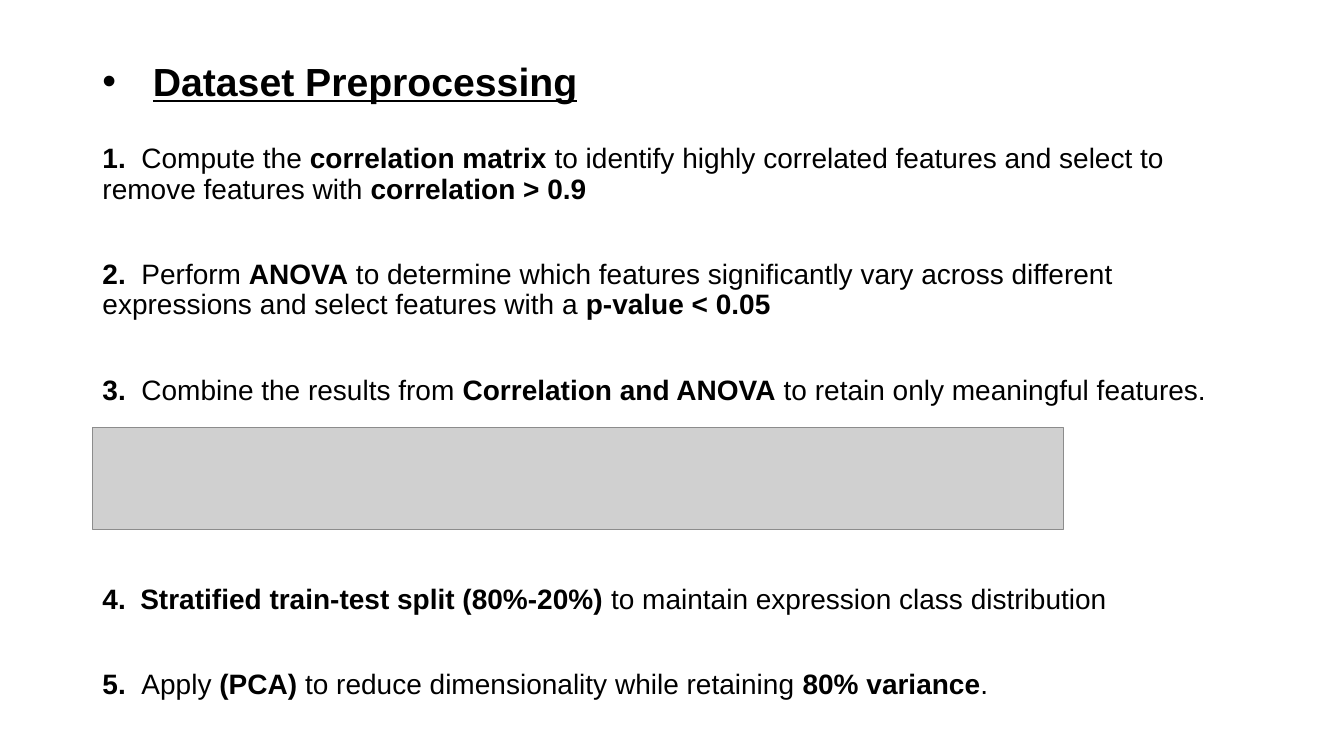
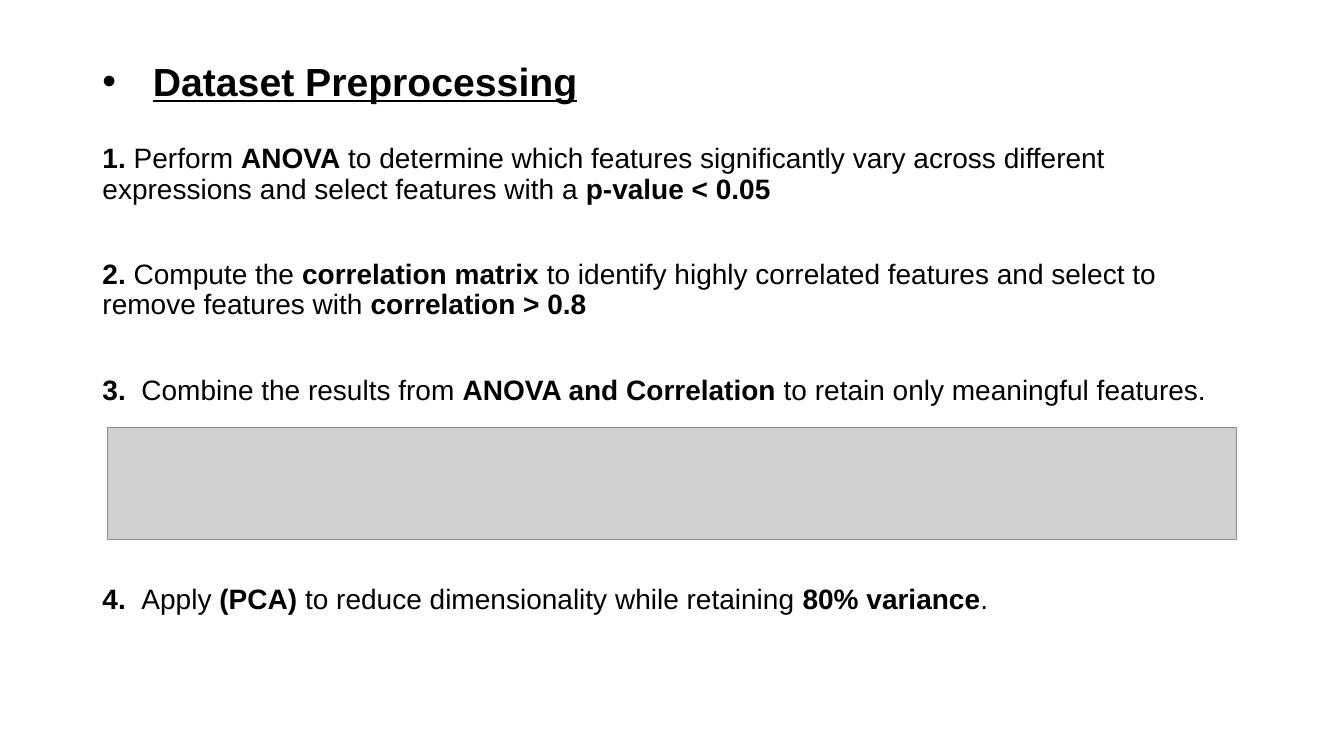
Before and after one commit to BillyGeros94/face-expression-recognition, a slide deck: slide 6 of presentation/Project-Presentation.pptx. Drawn at 1344x756 pixels with LibreOffice and Linux fonts; fonts in the diff are those of the drawing; grey boxes stand for pictures. Boxes give left, top, right and bottom in pixels: in the first picture for what was removed or moved away, otherwise in the second. Text is boxed around its words. In the diff, an @@ line names an element or a change of style, - is before the commit and + after.

```diff
--- a/presentation/Project-Presentation.pptx
+++ b/presentation/Project-Presentation.pptx
@@ text at [102, 147, 1206, 614]: text changed @@
-1. Compute the correlation matrix to identify highly correlated features and select to remove features with correlation > 0.9
-2. Perform ANOVA to determine which features significantly vary across different expressions and select features with a p-value < 0.05
-3. Combine the results from Correlation and ANOVA to retain only meaningful features.
-4. Stratified train-test split (80%-20%) to maintain expression class distribution
-5. Apply (PCA) to reduce dimensionality while retaining 80% variance.
+1. Perform ANOVA to determine which features significantly vary across different expressions and select features with a p-value < 0.05
+2. Compute the correlation matrix to identify highly correlated features and select to remove features with correlation > 0.8
+3. Combine the results from ANOVA and Correlation to retain only meaningful features.
+4. Apply (PCA) to reduce dimensionality while retaining 80% variance.
@@ picture: place and size @@
-picture at [93, 427, 1064, 529]
+picture at [107, 427, 1236, 539]
```
Also in this commit, not shown: 7 other slides changed.
